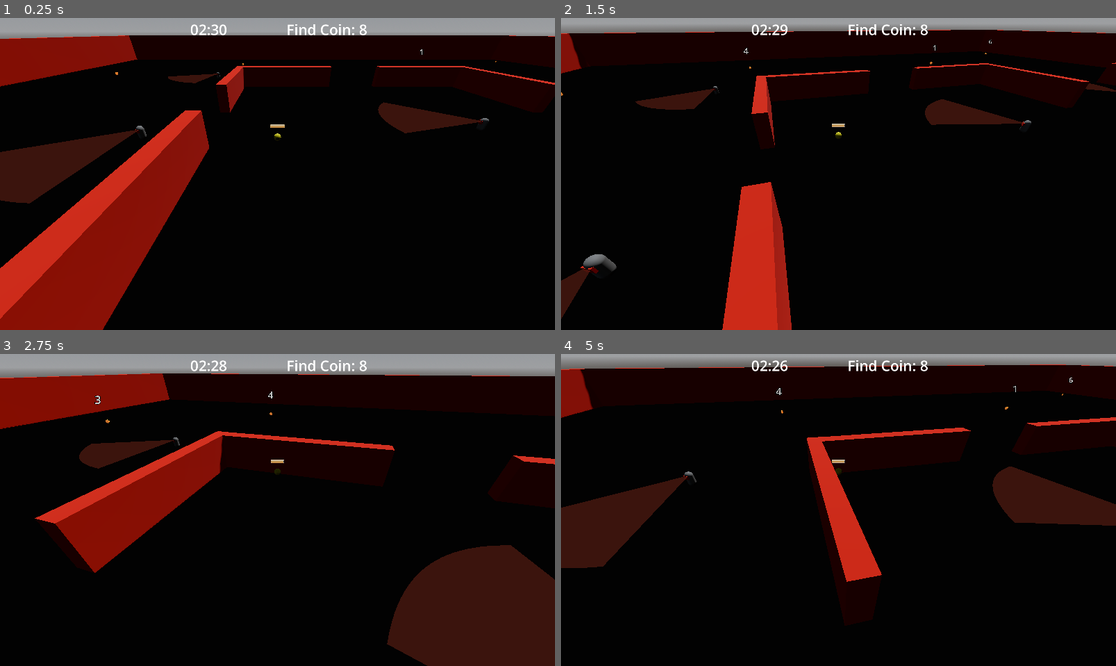
Above: before the commit, frames 1-4 (two rows, left to right).
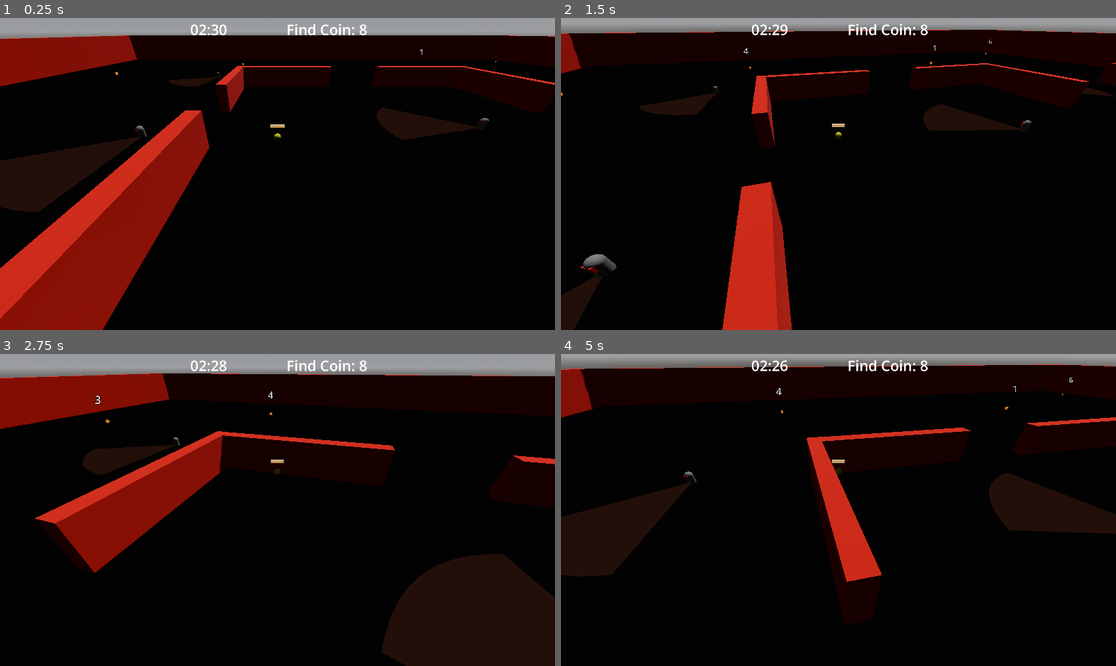
Above: after the commit, the same moments.

Repository: cliff-lilly-jean/pacman-stealth-game
Game: Godot game, scene res://entities/world/world.tscn
Two runs of this game, one before a commit and one after it. Both use one fixed random seed, a clock stepped at 60 frames per second and the inputs below.
Inputs (mouse positions are in pixels of both pictures, inside the frame that each line leads up to):
- Up to frame 1 (0.25 s): no input
- Up to frame 2 (1.5 s): move the mouse to (832, 180) at 0.52 s; hold Shift (dash) 0.53-1.28 s; hold W (move_forward) from 0.53 s (still down); move the mouse to (877, 177) at 1.27 s; tap Ctrl (sprint) at 1.35 s
- Up to frame 3 (2.75 s): keep holding W (move_forward); move the mouse to (233, 506) at 2.02 s; hold Shift (dash) from 2.03 s (still down)
- Up to frame 4 (5 s): move the mouse to (844, 510) at 2.77 s; release W (move_forward) at 2.78 s; release Shift (dash) at 2.78 s; hold A (move_left) 2.78-3.53 s; tap Ctrl (sprint) at 2.85, 4.35 s; move the mouse to (816, 503) at 3.52 s; hold Shift (dash) 3.53-4.28 s; hold W (move_forward) from 3.53 s (still down); move the mouse to (866, 510) at 4.27 s

The runs differ from the first frame. In frame 1, 2.3% of the frame differs, in the area x 0-87%, y 17-63%; in frame 2, 1.9%; in frame 3, 1.7%; in frame 4, 2.7%, in the area x 0-100%, y 36-72%.

Commit message:
Connect detection signal; defer state enter
Connect PatrolAI to DetectionArea.target_found and add a handler to react when a player is detected. Remove noisy debug prints and tweak the DetectionArea visuals/transform and raycast position. Add shape_height default in ghost.tscn. Defer calling the initial state's enter() in the state machine to avoid lifecycle timing issues (use call_deferred). Files changed: detection_area.gd/.tscn, ghost.tscn, patrol_ai.gd, state_machine.gd.

Co-authored-by: Copilot <223556219+Copilot@users.noreply.github.com>

Diff:
--- a/components/detection_area/detection_area.gd
+++ b/components/detection_area/detection_area.gd
@@ -19,6 +19,7 @@
 	collider.shape.radius = view_distance
 	collider.shape.height = shape_height
 	ray_cast.target_position.z = view_distance
+
 
 	generate_vision_cone()
 
@@ -78,13 +79,11 @@
 	var fov = cos(deg_to_rad(fov_width / 2))
 
 	if facing > fov:
-			print("FOV: ", fov, " facing: ", facing)
 			ray_cast.target_position = ray_cast.to_local(target.global_position)
 			ray_cast.force_raycast_update()
 
 			if ray_cast.is_colliding():
 				var hit = ray_cast.get_collider()
-				print("LookDirection hit: ", hit)
 
 				if hit is Player:
 					target_found.emit(target.global_position)
--- a/components/detection_area/detection_area.tscn
+++ b/components/detection_area/detection_area.tscn
@@ -8,7 +8,7 @@
 transparency = 1
 cull_mode = 2
 shading_mode = 0
-albedo_color = Color(1, 0, 0, 0.26666668)
+albedo_color = Color(1, 0.21568628, 0, 0.15686275)
 
 [sub_resource type="ImmediateMesh" id="ImmediateMesh_s3nn2"]
 
@@ -20,11 +20,11 @@
 shape = SubResource("CylinderShape3D_bdkmc")
 
 [node name="VisionCone" type="MeshInstance3D" parent="." unique_id=1661679607]
-transform = Transform3D(1, 0, 0, 0, 1, 0, 0, 0, 1, 0, 1, 0)
 material_override = SubResource("StandardMaterial3D_5d6nw")
 mesh = SubResource("ImmediateMesh_s3nn2")
 
 [node name="RayCast3D" type="RayCast3D" parent="." unique_id=1347617513]
+transform = Transform3D(1, 0, 0, 0, 1, 0, 0, 0, 1, 0, 0.5, 0)
 target_position = Vector3(0, 0, 0)
 
 [connection signal="body_entered" from="." to="." method="_on_body_entered"]
--- a/entities/characters/enemies/ghosts/ghost.tscn
+++ b/entities/characters/enemies/ghosts/ghost.tscn
@@ -45,6 +45,7 @@
 [node name="DetectionArea" parent="." unique_id=527819160 node_paths=PackedStringArray("entity") instance=ExtResource("2_723dw")]
 fov_width = 60.0
 view_distance = 15.0
+shape_height = 0.5
 entity = NodePath("..")
 
 [node name="StateMachine" type="Node" parent="." unique_id=1660670136 node_paths=PackedStringArray("initial_state")]
--- a/entities/characters/enemies/ghosts/states/patrol_ai.gd
+++ b/entities/characters/enemies/ghosts/states/patrol_ai.gd
@@ -5,6 +5,9 @@
 
 var moving_to_end:bool = true
 
+func enter() -> void:
+	if enemy is Ghost:
+		enemy.detection_area.target_found.connect(on_target_found)
 
 func physics_update(delta: float) -> void:
 	enemy.next_position = enemy.nav_agent.get_next_path_position()
@@ -20,3 +23,7 @@
 		else:
 			enemy.nav_agent.target_position = enemy.end_patrol_location
 			moving_to_end = true
+
+
+func on_target_found(target_position: Vector3) -> void:
+	print( "From Patrol: ", target_position)
--- a/globals/state_machine/state_machine.gd
+++ b/globals/state_machine/state_machine.gd
@@ -14,8 +14,11 @@
 
 
 	if initial_state:
-		initial_state.enter()
 		current_state = initial_state
+		initial_state.enter.call_deferred()
+
+func _enter_initial_state() -> void:
+	current_state.enter()
 
 func _process(delta: float) -> void:
 	if current_state:
